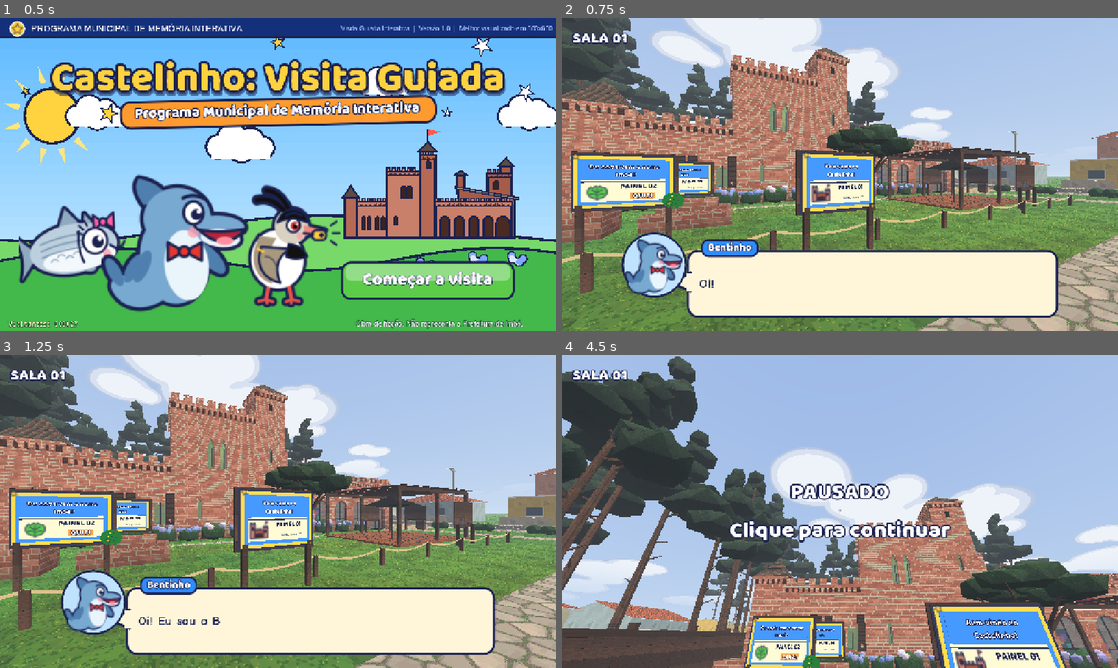
Above: before the commit, frames 1-4 (two rows, left to right).
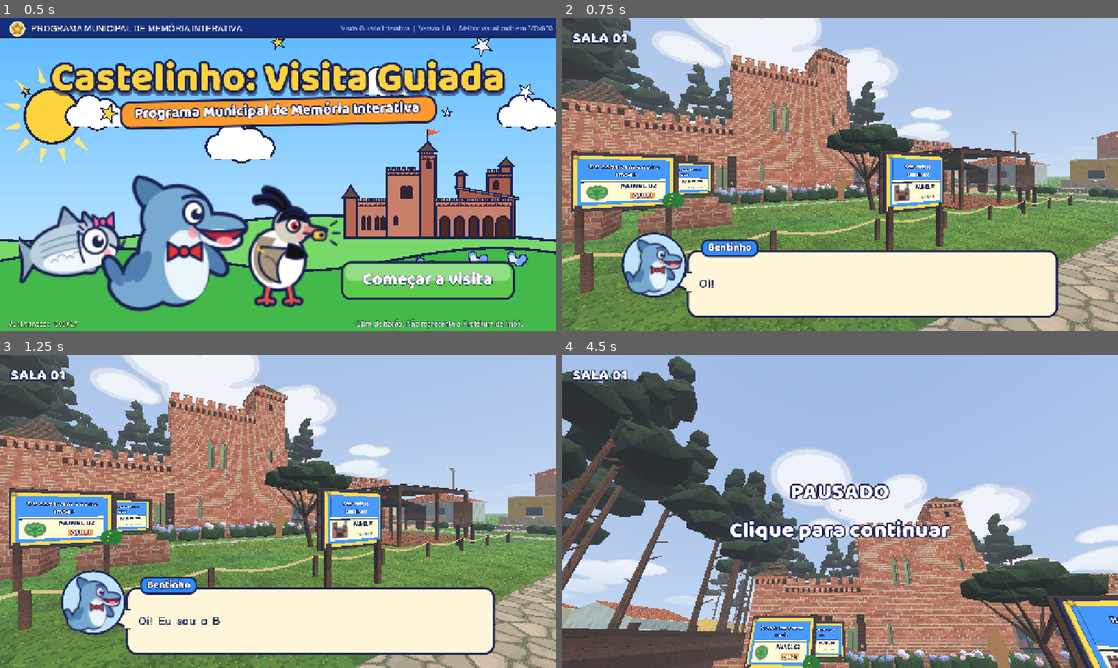
Above: after the commit, the same moments.

Repository: IcaroPv01/jogo_castelinho_imb-
Game: Godot game, scene res://scenes/main/main.tscn
The game is run twice, just before and just after one commit, with the same random seed, the same clock (stepped at 60 frames per second) and the same inputs.
Inputs (mouse positions are in pixels of both pictures, inside the frame that each line leads up to):
- Up to frame 1 (0.5 s): no input
- Up to frame 2 (0.75 s): click "Começar a visita" at 0.5 s
- Up to frame 3 (1.25 s): no input
- Up to frame 4 (4.5 s): tap Enter at 1.25 s; move the mouse to (867, 511) at 1.27 s; hold Shift (correr) 1.28-2.03 s; hold Space (avancar_dialogo) from 1.28 s (still down); click (867, 511) at 1.42 s; move the mouse to (812, 511) at 2.02 s; tap E (interagir) at 2.1 s; move the mouse to (851, 505) at 2.77 s; hold F (lanterna) 2.78-3.53 s; move the mouse to (834, 517) at 3.52 s; tap Q (visor) at 3.6 s; click (834, 517) at 3.67 s; move the mouse to (878, 514) at 4.27 s; tap P at 4.35 s

Frame 1 is identical in both runs. In frame 2, 5.5% of the frame differs, in the area x 42-69%, y 42-75%; in frame 3, 5.5%; in frame 4, 6.9%, in the area x 65-100%, y 76-100%.

Commit message:
fix: painel 01 fora do caminho de quem sai andando do Spawn
Co-Authored-By: Claude Opus 5.5 <noreply@anthropic.com>
Claude-Session: https://claude.ai/code/session_01GVJkz4MKNu2LjEob3nRxMc

Diff:
--- a/world/niveis/castelinho.gd
+++ b/world/niveis/castelinho.gd
@@ -417,6 +417,7 @@
 		_limitar_alcance(c, d)
 
 
+## Só funciona com yaw múltiplo de 90°: as caixas da Malha são alinhadas aos eixos.
 func _poste_painel(pos: Vector3, yaw: float) -> void:
 	if _props == null:
 		_props = Malha.new()
@@ -434,7 +435,7 @@
 
 func _montar_paineis() -> void:
 	# exterior (em postes de madeira)
-	_painel("p01", Vector3(-21.0, 1.4, -2.2), 0.0, [E2020], true)
+	_painel("p01", Vector3(-19.6, 1.4, -1.6), 0.0, [E2020], true)   # ao lado do caminho (não bloqueia quem anda reto do Spawn)
 	var p02 := _painel("p02", Vector3(-24.8, 1.4, -4.6), 0.0, [E2020], true)
 	_painel("p03", Vector3(-24.2, 1.4, -7.6), 0.0, [E2020], true)
 	_painel("p04", Vector3(-10.7, 1.4, -3.2), 0.0, [E2020], true)
